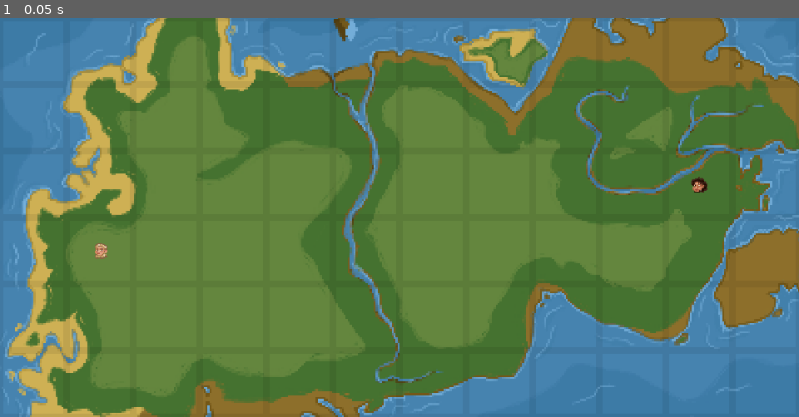
Above: before the commit, frame 1.
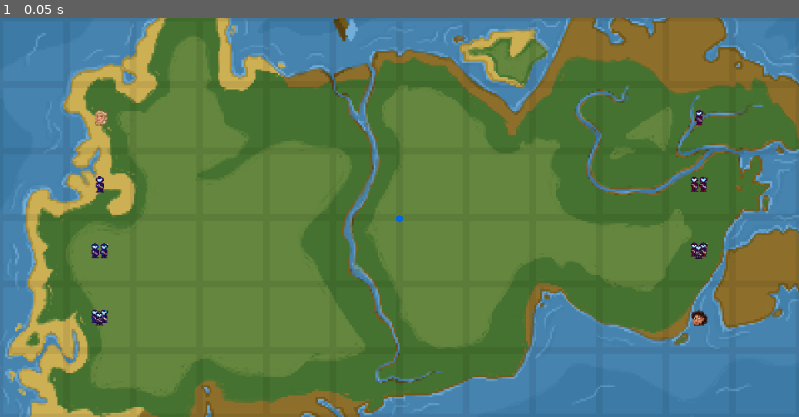
Above: after the commit, the same moment.

Repository: tomaszek2115/Cywilizacja2025
Game: Godot game, scene res://scenes/main.tscn
Two runs of this game, one before a commit and one after it. Both use one fixed random seed, a clock stepped at 60 frames per second and the inputs below.
Inputs:
- Up to frame 1 (0.05 s): no input

The runs differ from the first frame. In frame 1, 0.5% of the frame differs, in the area x 11-89%, y 23-78%.

Commit message:
added moving mechanisms

Diff:
--- /dev/null
+++ b/main_menu/main_menu.gd
@@ -0,0 +1,22 @@
+extends Control
+
+
+# Called when the node enters the scene tree for the first time.
+func _ready() -> void:
+	pass # Replace with function body.
+
+
+# Called every frame. 'delta' is the elapsed time since the previous frame.
+func _process(delta: float) -> void:
+	pass
+
+
+func _on_newGame_pressed() -> void:
+	print("New Game pressed")
+	#get_tree().change_scene_to_file()
+
+func _on_loadGame_pressed() -> void:
+	print("Load Game pressed")
+
+func _on_settings_pressed() -> void:
+	get_tree().quit() #potem sie doda reszte
--- /dev/null
+++ b/main_menu/main_menu.tscn
@@ -0,0 +1,144 @@
+[gd_scene load_steps=15 format=3 uid="uid://qmc3643y7il0"]
+
+[ext_resource type="Script" path="res://main_menu/main_menu.gd" id="1_8ucbh"]
+[ext_resource type="Texture2D" uid="uid://bwi4x6re1nk48" path="res://main_menu/background.png" id="2_71jcr"]
+[ext_resource type="FontFile" uid="uid://bcw0tyf1wt10q" path="res://main_menu/American Captain.ttf" id="3_jbupb"]
+
+[sub_resource type="StyleBoxTexture" id="StyleBoxTexture_6l01l"]
+texture = ExtResource("2_71jcr")
+modulate_color = Color(0.633757, 0.633757, 0.633757, 1)
+
+[sub_resource type="SystemFont" id="SystemFont_d3ixl"]
+
+[sub_resource type="StyleBoxEmpty" id="StyleBoxEmpty_6s2ah"]
+
+[sub_resource type="StyleBoxFlat" id="StyleBoxFlat_u4xyh"]
+bg_color = Color(1, 1, 1, 0.223529)
+border_color = Color(0.8, 0.8, 0.8, 0)
+corner_radius_top_left = 16
+corner_radius_top_right = 16
+corner_radius_bottom_right = 16
+corner_radius_bottom_left = 16
+shadow_color = Color(0, 0, 0, 0.184314)
+shadow_size = 5
+shadow_offset = Vector2(0, 3)
+
+[sub_resource type="StyleBoxFlat" id="StyleBoxFlat_ii0fd"]
+bg_color = Color(1, 1, 1, 0.509804)
+corner_radius_top_left = 16
+corner_radius_top_right = 16
+corner_radius_bottom_right = 16
+corner_radius_bottom_left = 16
+shadow_color = Color(0, 0, 0, 0.184314)
+shadow_size = 5
+shadow_offset = Vector2(0, 3)
+
+[sub_resource type="StyleBoxEmpty" id="StyleBoxEmpty_nmuee"]
+
+[sub_resource type="ShaderMaterial" id="ShaderMaterial_n2yv8"]
+
+[sub_resource type="StyleBoxEmpty" id="StyleBoxEmpty_ktaqg"]
+
+[sub_resource type="StyleBoxEmpty" id="StyleBoxEmpty_xywyd"]
+
+[sub_resource type="StyleBoxEmpty" id="StyleBoxEmpty_8hsf1"]
+
+[sub_resource type="StyleBoxEmpty" id="StyleBoxEmpty_3eaf8"]
+
+[node name="MainMenu" type="Control"]
+layout_mode = 3
+anchors_preset = 15
+anchor_right = 1.0
+anchor_bottom = 1.0
+offset_right = -1.0
+grow_horizontal = 2
+grow_vertical = 2
+script = ExtResource("1_8ucbh")
+
+[node name="Panel" type="Panel" parent="."]
+layout_mode = 1
+anchors_preset = 15
+anchor_right = 1.0
+anchor_bottom = 1.0
+grow_horizontal = 2
+grow_vertical = 2
+theme_override_styles/panel = SubResource("StyleBoxTexture_6l01l")
+
+[node name="VBoxContainer" type="VBoxContainer" parent="."]
+layout_mode = 1
+anchors_preset = 8
+anchor_left = 0.5
+anchor_top = 0.5
+anchor_right = 0.5
+anchor_bottom = 0.5
+offset_left = -134.5
+offset_top = -5.0
+offset_right = 134.5
+offset_bottom = 138.0
+grow_horizontal = 2
+grow_vertical = 2
+theme_override_constants/separation = 36
+
+[node name="Button" type="Button" parent="VBoxContainer"]
+layout_mode = 2
+size_flags_vertical = 3
+theme_override_fonts/font = SubResource("SystemFont_d3ixl")
+theme_override_font_sizes/font_size = 21
+theme_override_styles/focus = SubResource("StyleBoxEmpty_6s2ah")
+theme_override_styles/hover = SubResource("StyleBoxFlat_u4xyh")
+theme_override_styles/pressed = SubResource("StyleBoxFlat_u4xyh")
+theme_override_styles/normal = SubResource("StyleBoxFlat_ii0fd")
+text = "New Game"
+
+[node name="Button2" type="Button" parent="VBoxContainer"]
+layout_mode = 2
+size_flags_vertical = 3
+theme_override_fonts/font = SubResource("SystemFont_d3ixl")
+theme_override_font_sizes/font_size = 21
+theme_override_styles/focus = SubResource("StyleBoxEmpty_nmuee")
+theme_override_styles/hover = SubResource("StyleBoxFlat_u4xyh")
+theme_override_styles/pressed = SubResource("StyleBoxFlat_u4xyh")
+theme_override_styles/normal = SubResource("StyleBoxFlat_ii0fd")
+text = "Load Game"
+
+[node name="Label" type="Label" parent="."]
+material = SubResource("ShaderMaterial_n2yv8")
+layout_mode = 1
+anchors_preset = 5
+anchor_left = 0.5
+anchor_right = 0.5
+offset_left = -262.0
+offset_top = 114.0
+offset_right = 262.0
+offset_bottom = 207.0
+grow_horizontal = 2
+theme_override_colors/font_shadow_color = Color(0, 0, 0, 0.32549)
+theme_override_constants/line_spacing = 23
+theme_override_constants/shadow_offset_x = 6
+theme_override_constants/shadow_offset_y = 4
+theme_override_fonts/font = ExtResource("3_jbupb")
+theme_override_font_sizes/font_size = 85
+text = "Civilizantion 2050"
+horizontal_alignment = 1
+vertical_alignment = 1
+
+[node name="Button" type="Button" parent="."]
+layout_mode = 1
+anchors_preset = 1
+anchor_left = 1.0
+anchor_right = 1.0
+offset_left = -74.0
+offset_top = 16.0
+offset_right = -21.0
+offset_bottom = 70.0
+grow_horizontal = 0
+theme_override_font_sizes/font_size = 33
+theme_override_styles/focus = SubResource("StyleBoxEmpty_ktaqg")
+theme_override_styles/hover = SubResource("StyleBoxEmpty_xywyd")
+theme_override_styles/pressed = SubResource("StyleBoxEmpty_8hsf1")
+theme_override_styles/normal = SubResource("StyleBoxEmpty_3eaf8")
+text = "⚙️"
+
+[connection signal="pressed" from="VBoxContainer/Button" to="." method="_on_newGame_pressed"]
+[connection signal="pressed" from="VBoxContainer/Button2" to="." method="_on_loadGame_pressed"]
+[connection signal="pressed" from="Button" to="." method="_on_settings_pressed"]
--- a/scenes/board.tscn
+++ b/scenes/board.tscn
@@ -14,3 +14,4 @@
 [node name="turn" type="Sprite2D" parent="."]
 
 [node name="dots" type="Node2D" parent="."]
+modulate = Color(1, 1, 1, 0.588235)
--- a/scenes/civilization2050.gd
+++ b/scenes/civilization2050.gd
@@ -10,6 +10,13 @@
 const PORTRAIT_OLA = preload("res://assets/portrait_ola.png")
 const PORTRAIT_TOMEK = preload("res://assets/portrait_ola.png")
 const PORTRAIT_ZUZIA = preload("res://assets/portrait_zuzia.png")
+
+const UNITS_BLUE_1 = preload("res://assets/units_blue_1.png")
+const UNITS_BLUE_2 = preload("res://assets/units_blue_2.png")
+const UNITS_BLUE_3 = preload("res://assets/units_blue_3.png")
+const UNITS_RED_1 = preload("res://assets/units_red_1.png")
+const UNITS_RED_2 = preload("res://assets/units_red_2.png")
+const UNITS_RED_3 = preload("res://assets/units_red_3.png")
 
 const TURN_BLUE = preload("res://assets/turn_blue.png")
 const TURN_RED = preload("res://assets/turn_red.png")
@@ -30,10 +37,10 @@
 # Called when the node enters the scene tree for the first time.
 func _ready() -> void: #ładuje od dołu do góry tak uzupełnia to gówno
 	board.append([0,0,0,0,0,0,0,0,0,0,0,0])
-	board.append([0,0,0,0,0,0,0,0,0,0,0,0])
-	board.append([0,1,0,0,0,0,0,0,0,0,0,0]) #1 is main character blue (zuzia)
-	board.append([0,0,0,0,0,0,0,0,0,0,-1,0]) #-1 is main character red (kamil)
-	board.append([0,0,0,0,0,0,0,0,0,0,0,0])
+	board.append([0,3,0,0,0,0,0,0,0,0,-4,0])
+	board.append([0,2,0,0,0,0,0,0,0,0,-3,0]) #4 is main character blue (zuzia)
+	board.append([0,1,0,0,0,0,0,0,0,0,-2,0]) #-4 is main character red (kamil)
+	board.append([0,4,0,0,0,0,0,0,0,0,-1,0])
 	board.append([0,0,0,0,0,0,0,0,0,0,0,0])
 
 	display_board()
@@ -44,28 +51,40 @@
 			if is_mouse_out(): return
 			var var1 = snapped(get_global_mouse_position().x, 0) / CELL_WIDTH
 			var var2 = abs(snapped(get_global_mouse_position().y, 0)) / CELL_WIDTH
-			print(var1, ",", var2)
-			if !state && (blue && board[var2][var1] > 0 || !blue && board[var2][var1] < 0):
+			#print(var1, ",", var2)
+			if !state && ((blue && board[var2][var1] == 1) || (!blue && board[var2][var1] == -1) || (blue && board[var2][var1] == 2) || (blue && board[var2][var1] == 3) || (blue && board[var2][var1] == 4) || (!blue && board[var2][var1] == -2) || (!blue && board[var2][var1] == -3) || (!blue && board[var2][var1] == -4)):
 				selected_piece = Vector2(var2, var1)
 				show_options()
 				state = true
+			elif state: set_move(var2, var1)
 
 func is_mouse_out():
 	if get_global_mouse_position().x < 0 || get_global_mouse_position().x > 960 || get_global_mouse_position().y > 0 || get_global_mouse_position().y < -480: return true
 	return false
 
 func display_board():
+	for child in characters.get_children():
+		child.queue_free()
+
 	for i in MAP_HEIGHT:
 		for j in MAP_WIDTH:
 			var holder = TEXTURE_HOLDER.instantiate()
 			characters.add_child(holder)
-			@warning_ignore("integer_division")
-			holder.global_position = Vector2(j*CELL_WIDTH + (CELL_WIDTH/2), -i*CELL_WIDTH - (CELL_WIDTH/2))
+			holder.global_position = Vector2(j * CELL_WIDTH + (CELL_WIDTH / 2), -i * CELL_WIDTH - (CELL_WIDTH / 2))
 
 			match board[i][j]:
-				-1: holder.texture = PORTRAIT_KAMIL
+				-1: holder.texture = UNITS_RED_1
+				-2: holder.texture = UNITS_RED_2
+				-3: holder.texture = UNITS_RED_3
+				-4: holder.texture = PORTRAIT_KAMIL
 				0: holder.texture = null
-				1: holder.texture = PORTRAIT_ZUZIA
+				1: holder.texture = UNITS_BLUE_1
+				2: holder.texture = UNITS_BLUE_2
+				3: holder.texture = UNITS_BLUE_3
+				4: holder.texture = PORTRAIT_ZUZIA
+
+	if blue: turn.texture = TURN_BLUE
+	else: turn.texture = TURN_RED #to jest tylko tymczasowe bo idk jeszcze sie to ustawi jakos inaczej pewnie
 
 func show_options():
 	moves = get_moves()
@@ -82,18 +101,33 @@
 		holder.texture = PIECE_MOVE
 		holder.global_position = Vector2(i.y * CELL_WIDTH + (CELL_WIDTH/2), -i.x * CELL_WIDTH - (CELL_WIDTH/2))
 
+func delete_dots():
+	for child in dots.get_children():
+		child.queue_free()
+
+func set_move(var2, var1):
+	for i in moves:
+		if i.x == var2 && i.y == var1:
+
+			board[var2][var1] = board[selected_piece.x][selected_piece.y]
+			board[selected_piece.x][selected_piece.y] = 0
+			blue = !blue
+			display_board()
+			break
+	delete_dots()
+	state = false
+
 func get_moves():
 	var _moves = []
 	match abs(board[selected_piece.x][selected_piece.y]):
-		#-1: _moves = get_basic_moves()
 		1: _moves = get_basic_moves()
-		2: print("warrior type 1")
-		3: print("warrior type 2")
-		4: print("warrior type 3")
+		2: _moves = get_basic_moves()
+		3: _moves = get_basic_moves()
+		4: _moves = get_basic_moves() #postacie
 	return _moves
 
 func is_valid_position(pos : Vector2):
-	if pos.x >= 0 && pos.x < MAP_WIDTH && pos.y >= 0 && pos.y < MAP_HEIGHT: return true
+	if pos.x >= 0 && pos.x < MAP_HEIGHT && pos.y >= 0 && pos.y < MAP_WIDTH: return true
 	return false
 
 func is_empty(pos : Vector2):
@@ -105,6 +139,14 @@
 	if blue && board[pos.x][pos.y] < 0 || !blue && board[pos.x][pos.y] > 0: return true
 	return false
 
+func is_stronger(pos : Vector2):
+	if is_valid_position(pos) and is_enemy(pos):
+		var selected_strength = abs(board[selected_piece.x][selected_piece.y])
+		var enemy_strength = abs(board[pos.x][pos.y])
+		return enemy_strength > selected_strength
+	return false
+
+
 func get_basic_moves():
 	var _moves = []
 	var directions = [Vector2(0,1), Vector2(0,-1), Vector2(1,0), Vector2(-1,0),
@@ -113,6 +155,6 @@
 		var pos = selected_piece + i
 		if is_valid_position(pos):
 			if is_empty(pos): _moves.append(pos)
-			elif is_enemy(pos):
+			elif is_enemy(pos) and not is_stronger(pos):
 				_moves.append(pos)
 	return _moves
Binary file added: assets/units_blue_1.png
Not shown, added: assets/units_blue_1.png.import
Binary file added: assets/units_blue_2.png
Not shown, added: assets/units_blue_2.png.import
Binary file added: assets/units_blue_3.png
Not shown, added: assets/units_blue_3.png.import
Binary file added: assets/units_red_1.png
Not shown, added: assets/units_red_1.png.import
Binary file added: assets/units_red_2.png
Not shown, added: assets/units_red_2.png.import
Binary file added: assets/units_red_3.png
Not shown, added: assets/units_red_3.png.import
(and 4 more such lines)
